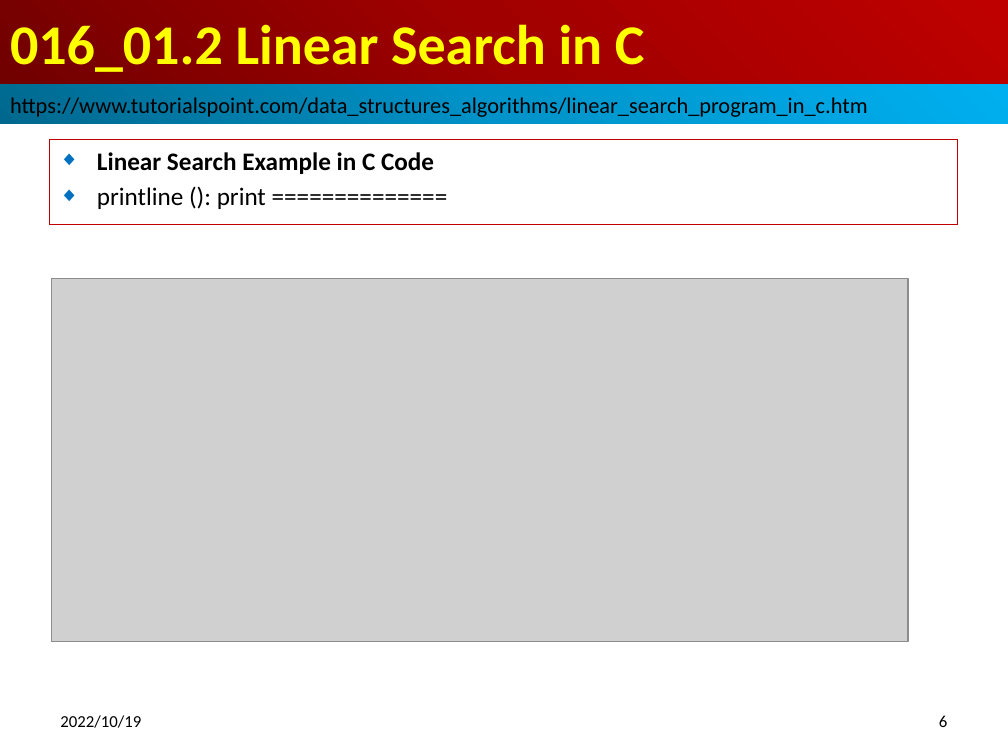
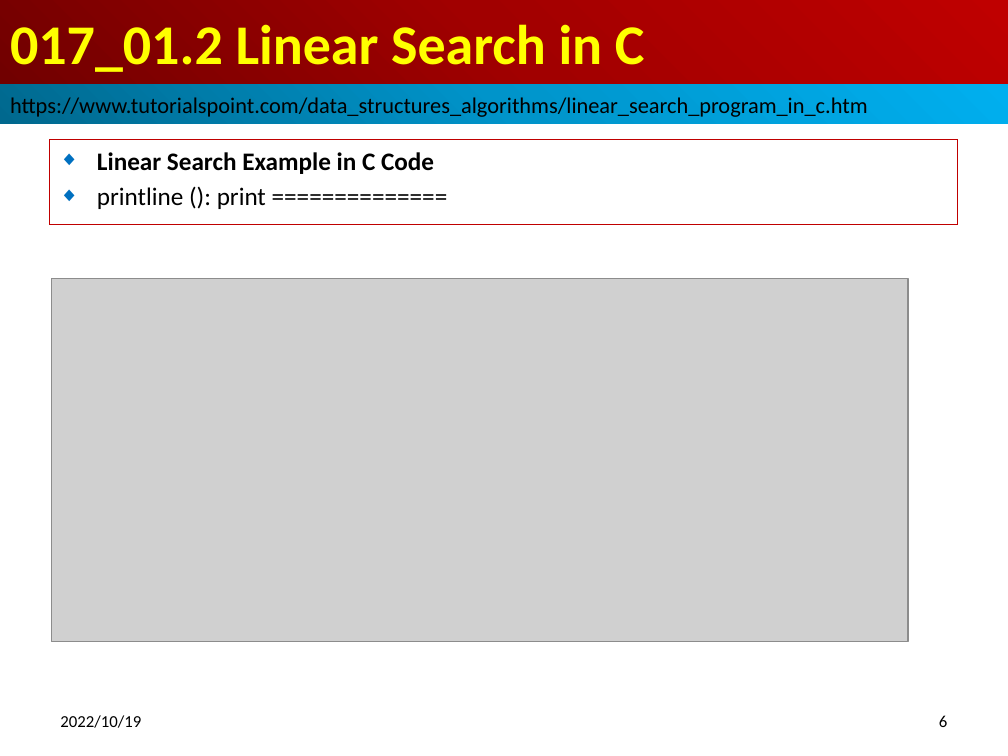
Before and after one commit to peterhchen/012_DataStructure, a slide deck: slide 6 of 017_01_LinearSearch_C.pptx. Drawn at 1008x756 pixels with LibreOffice and Linux fonts; fonts in the diff are those of the drawing; grey boxes stand for pictures. Boxes give left, top, right and bottom in pixels: in the first picture for what was removed or moved away, otherwise in the second. Text is boxed around its words. In the diff, an @@ line names an element or a change of style, - is before the commit and + after.

```diff
--- a/017_01_LinearSearch_C.pptx
+++ b/017_01_LinearSearch_C.pptx
@@ title at (x1=10, y1=24, x2=645, y2=72): text changed @@
-016_01.2 Linear Search in C
+017_01.2 Linear Search in C
```
Also in this commit, not shown: 6 other slides changed, 3 other files.
